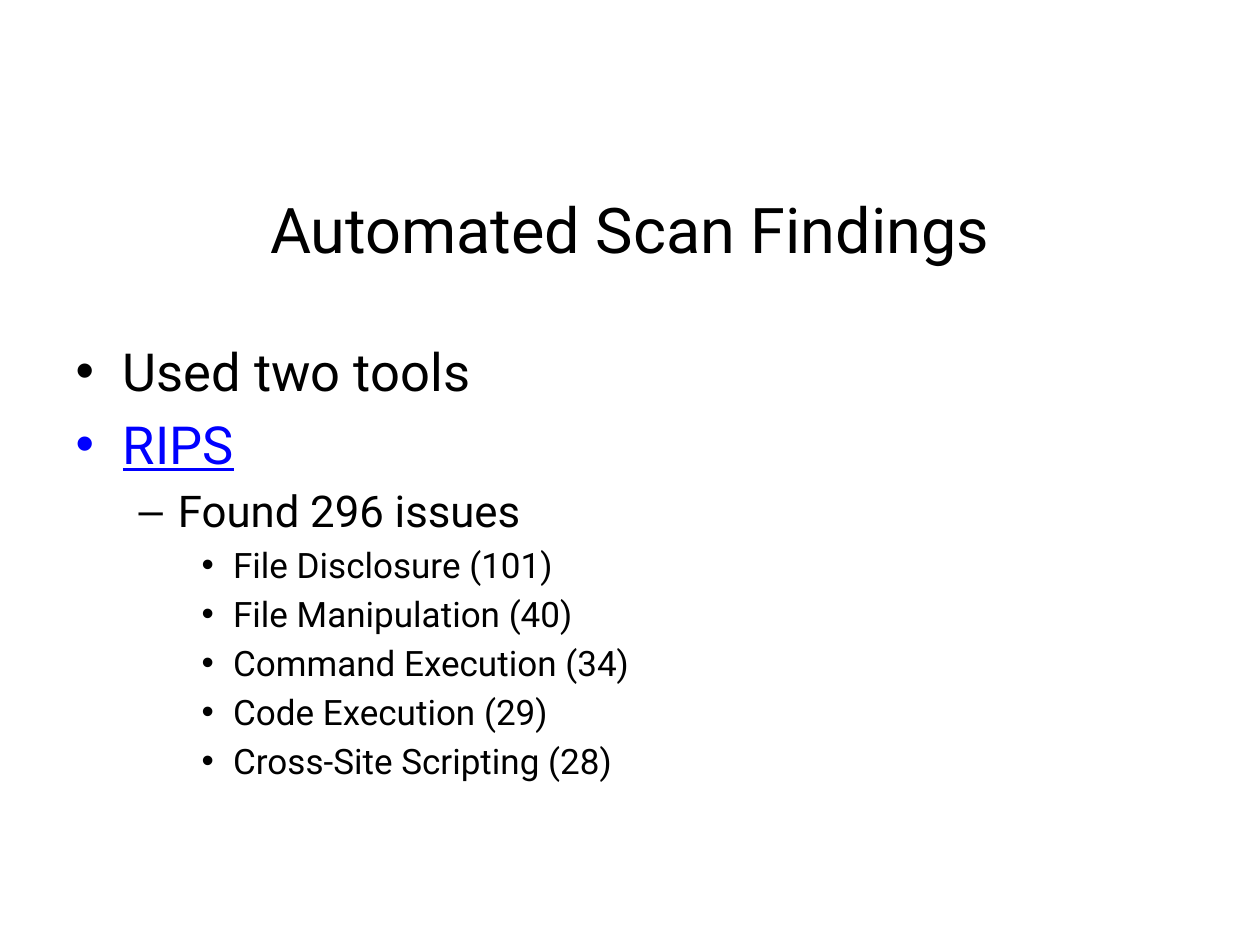
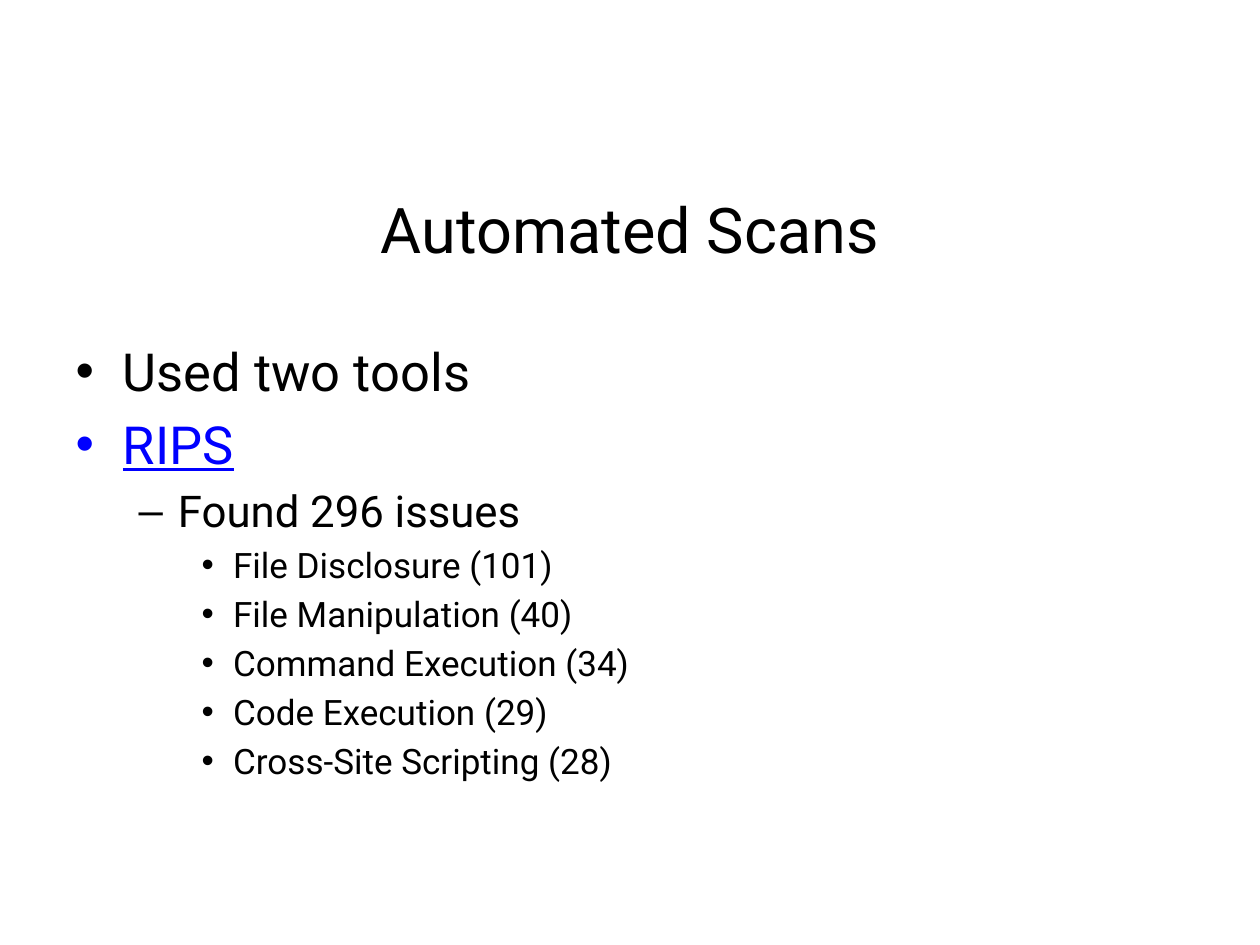
Before and after one commit to team-assure/Semester-Project, a slide deck: slide 11 of Class-Presentation/MISP_Presentation.pptx. Drawn at 1260x945 pixels with LibreOffice and Linux fonts; fonts in the diff are those of the drawing; background and template pictures are left out. Boxes give left, top, right and bottom in pixels: in the first picture for what was removed or moved away, otherwise in the second. Text is boxed around its words. In the diff, an @@ line names an element or a change of style, - is before the commit and + after.

```diff
--- a/Class-Presentation/MISP_Presentation.pptx
+++ b/Class-Presentation/MISP_Presentation.pptx
@@ title at [381, 205, 879, 254]: text changed @@
-Automated Scan Findings
+Automated Scans
```
Also in this commit, not shown: 5 other slides changed, 1 other file.
